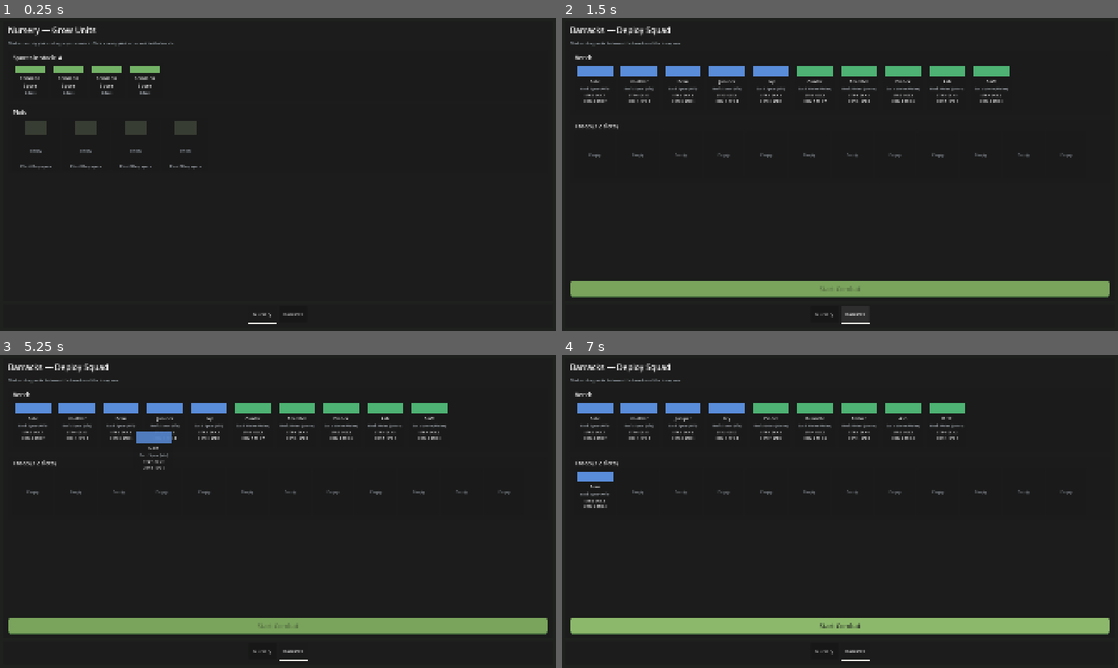
Above: before the commit, frames 1-4 (two rows, left to right).
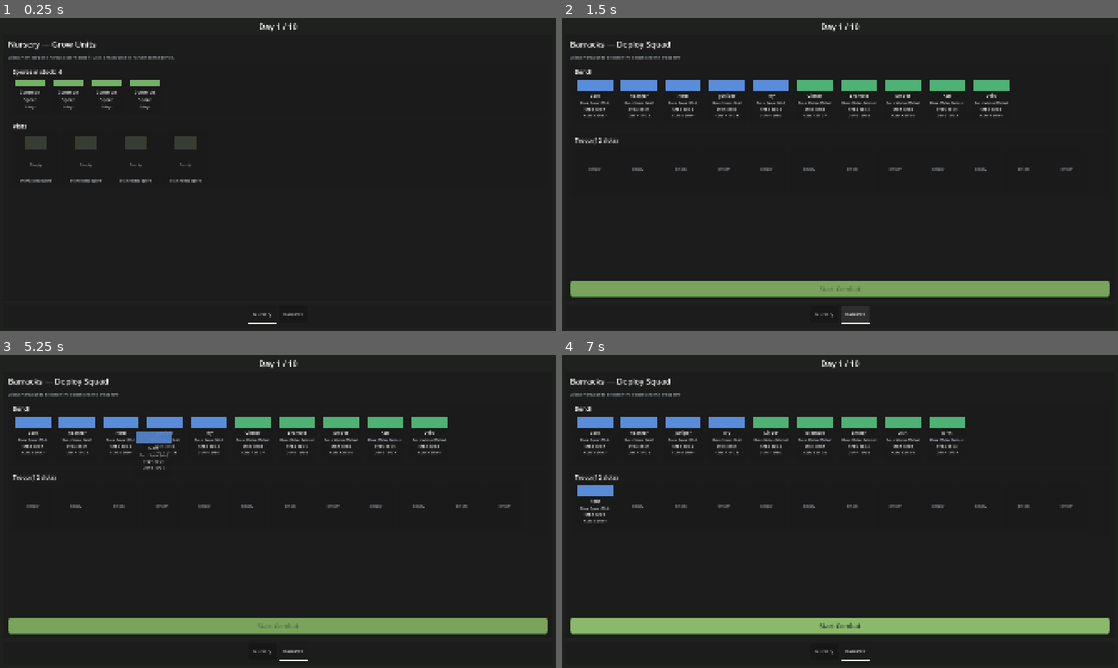
Above: after the commit, the same moments.

Repository: stonecauldron/mycelium-prototype
Game: Godot game, scene res://scenes/base/Base.tscn
Same seed, same stepped clock (60 frames per second), same inputs: the game is played once before the commit and once after it.
Inputs (mouse positions are in pixels of both pictures, inside the frame that each line leads up to):
- Up to frame 1 (0.25 s): no input
- Up to frame 2 (1.5 s): click "Nursery" at 0.5 s; click "Barracks" at 1.25 s
- Up to frame 3 (5.25 s): click "Nursery" at 2 s; click "Barracks" at 2.75 s; click "Nursery" at 3.5 s; click "Barracks" at 4.25 s; tap Enter at 5 s; drag from (33, 423) to (333, 442) at 5.02 s
- Up to frame 4 (7 s): drag from (639, 423) to (812, 574) at 5.77 s; move the mouse to (684, 423) at 6.52 s; click (684, 423) at 6.67 s

The runs differ from the first frame. In frame 1, 4.0% of the frame differs, in the area x 1-54%, y 1-53%; in frame 2, 7.1%, in the area x 1-92%, y 1-49%; in frame 3, 7.0%; in frame 4, 7.0%.

Commit message:
Add 10-day win condition with scaled enemies and a persistent day counter.
Co-authored-by: Cursor <cursoragent@cursor.com>

Diff:
--- a/scenes/DaySummary.tscn
+++ b/scenes/DaySummary.tscn
@@ -41,6 +41,7 @@
 theme_type_variation = &"TightVBox"
 
 [node name="Title" type="Label" parent="RootMargin/RootVBox/Header"]
+unique_name_in_owner = true
 layout_mode = 2
 theme_type_variation = &"PageTitleLabel"
 text = "DAY SUMMARY"
--- /dev/null
+++ b/scenes/Victory.tscn
@@ -0,0 +1,56 @@
+[gd_scene load_steps=3 format=3]
+
+[ext_resource type="Script" path="res://scripts/Victory.gd" id="1_victory"]
+[ext_resource type="Theme" path="res://themes/default.tres" id="2_theme"]
+
+[node name="Victory" type="Control"]
+layout_mode = 3
+anchors_preset = 15
+anchor_right = 1.0
+anchor_bottom = 1.0
+grow_horizontal = 2
+grow_vertical = 2
+theme = ExtResource("2_theme")
+script = ExtResource("1_victory")
+
+[node name="Background" type="ColorRect" parent="."]
+layout_mode = 1
+anchors_preset = 15
+anchor_right = 1.0
+anchor_bottom = 1.0
+grow_horizontal = 2
+grow_vertical = 2
+mouse_filter = 2
+color = Color(0.07, 0.09, 0.08, 1)
+
+[node name="Center" type="CenterContainer" parent="."]
+layout_mode = 1
+anchors_preset = 15
+anchor_right = 1.0
+anchor_bottom = 1.0
+grow_horizontal = 2
+grow_vertical = 2
+
+[node name="VBox" type="VBoxContainer" parent="Center"]
+layout_mode = 2
+theme_type_variation = &"StackVBox"
+
+[node name="Title" type="Label" parent="Center/VBox"]
+layout_mode = 2
+theme_type_variation = &"TitleLabel"
+text = "Victory"
+horizontal_alignment = 1
+
+[node name="Subtitle" type="Label" parent="Center/VBox"]
+layout_mode = 2
+theme_type_variation = &"SubtitleLabel"
+text = "Your troop survived 10 days."
+horizontal_alignment = 1
+
+[node name="RestartButton" type="Button" parent="Center/VBox"]
+unique_name_in_owner = true
+custom_minimum_size = Vector2(280, 52)
+layout_mode = 2
+size_flags_horizontal = 4
+theme_type_variation = &"PrimaryButton"
+text = "Play Again"
--- a/scenes/base/Base.tscn
+++ b/scenes/base/Base.tscn
@@ -3,7 +3,7 @@
 [ext_resource type="Script" uid="uid://cbt14lxim11pi" path="res://scripts/base/Base.gd" id="1_base"]
 [ext_resource type="Theme" uid="uid://b8rmvb87hj66n" path="res://themes/default.tres" id="2_theme"]
 
-[node name="Base" type="Control" unique_id=1515708820]
+[node name="Base" type="Control" unique_id=1002339220]
 layout_mode = 3
 anchors_preset = 15
 anchor_right = 1.0
@@ -13,7 +13,7 @@
 theme = ExtResource("2_theme")
 script = ExtResource("1_base")
 
-[node name="Background" type="ColorRect" parent="." unique_id=1558997566]
+[node name="Background" type="ColorRect" parent="." unique_id=321444716]
 layout_mode = 1
 anchors_preset = 15
 anchor_right = 1.0
@@ -23,7 +23,7 @@
 mouse_filter = 2
 color = Color(0.12, 0.13, 0.12, 1)
 
-[node name="RootMargin" type="MarginContainer" parent="." unique_id=1686965895]
+[node name="RootMargin" type="MarginContainer" parent="." unique_id=1315878080]
 layout_mode = 1
 anchors_preset = 15
 anchor_right = 1.0
@@ -32,29 +32,41 @@
 grow_vertical = 2
 theme_type_variation = &"BaseRootMargin"
 
-[node name="RootVBox" type="VBoxContainer" parent="RootMargin" unique_id=744247873]
+[node name="RootVBox" type="VBoxContainer" parent="RootMargin" unique_id=1286804585]
 layout_mode = 2
 theme_type_variation = &"RootStack"
 
-[node name="ContentPanel" type="PanelContainer" parent="RootMargin/RootVBox" unique_id=2080398829]
+[node name="TopBar" type="HBoxContainer" parent="RootMargin/RootVBox" unique_id=1787083543]
+layout_mode = 2
+theme_type_variation = &"TightHBox"
+
+[node name="DayLabel" type="Label" parent="RootMargin/RootVBox/TopBar" unique_id=2012949745]
+unique_name_in_owner = true
+layout_mode = 2
+size_flags_horizontal = 3
+theme_type_variation = &"PageTitleLabel"
+text = "Day 1 / 10"
+horizontal_alignment = 1
+
+[node name="ContentPanel" type="PanelContainer" parent="RootMargin/RootVBox" unique_id=1831498741]
 layout_mode = 2
 size_flags_vertical = 3
 
-[node name="ContentHost" type="Control" parent="RootMargin/RootVBox/ContentPanel" unique_id=14747793]
+[node name="ContentHost" type="Control" parent="RootMargin/RootVBox/ContentPanel" unique_id=1919443768]
 unique_name_in_owner = true
 layout_mode = 2
 size_flags_horizontal = 3
 size_flags_vertical = 3
 
-[node name="BottomBar" type="PanelContainer" parent="RootMargin/RootVBox" unique_id=2107316384]
+[node name="BottomBar" type="PanelContainer" parent="RootMargin/RootVBox" unique_id=748289931]
 custom_minimum_size = Vector2(0, 84)
 layout_mode = 2
 
-[node name="BottomMargin" type="MarginContainer" parent="RootMargin/RootVBox/BottomBar" unique_id=2086863722]
+[node name="BottomMargin" type="MarginContainer" parent="RootMargin/RootVBox/BottomBar" unique_id=2024442891]
 layout_mode = 2
 theme_type_variation = &"BottomBarMargin"
 
-[node name="TabBar" type="HBoxContainer" parent="RootMargin/RootVBox/BottomBar/BottomMargin" unique_id=239548481]
+[node name="TabBar" type="HBoxContainer" parent="RootMargin/RootVBox/BottomBar/BottomMargin" unique_id=1682624305]
 unique_name_in_owner = true
 layout_mode = 2
 theme_type_variation = &"TabBarRow"
--- a/scripts/DaySummary.gd
+++ b/scripts/DaySummary.gd
@@ -10,9 +10,11 @@
 
 @onready var _entries: VBoxContainer = %Entries
 @onready var _continue_button: Button = %ContinueButton
+@onready var _title: Label = %Title
 
 
 func _ready() -> void:
+	_title.text = "DAY %d / %d" % [GameState.current_day, GameState.WIN_DAYS]
 	_populate_entries(DaySummaryFeed.take_entries())
 	_continue_button.pressed.connect(_on_continue_pressed)
 	_continue_button.grab_focus()
--- a/scripts/GameState.gd
+++ b/scripts/GameState.gd
@@ -1,9 +1,19 @@
 extends Node
 
 ## Session owner for persistent run state.
+const WIN_DAYS := 10
+
 var troop: TroopData = TroopData.new()
 var nursery: NurseryData = NurseryData.new()
 var current_day: int = 0
+
+
+func get_upcoming_day() -> int:
+	return current_day + 1
+
+
+func has_won_run() -> bool:
+	return current_day >= WIN_DAYS
 
 
 func ensure_nursery_seeded() -> void:
--- /dev/null
+++ b/scripts/Victory.gd
@@ -0,0 +1,15 @@
+extends Control
+
+const _BASE_SCENE_PATH := "res://scenes/base/Base.tscn"
+
+@onready var _restart_button: Button = %RestartButton
+
+
+func _ready() -> void:
+	_restart_button.pressed.connect(_on_restart_pressed)
+	_restart_button.grab_focus()
+
+
+func _on_restart_pressed() -> void:
+	GameState.reset_run()
+	SceneTransition.change_scene(_BASE_SCENE_PATH)
--- a/scripts/base/Base.gd
+++ b/scripts/base/Base.gd
@@ -14,6 +14,7 @@
 
 @onready var _content_host: Control = %ContentHost
 @onready var _tab_bar: HBoxContainer = %TabBar
+@onready var _day_label: Label = %DayLabel
 
 var _current_tab: TabId = TabId.NURSERY
 var _current_screen: BaseScreen
@@ -22,8 +23,14 @@
 
 
 func _ready() -> void:
+	_refresh_day_label()
 	_build_tab_bar()
 	_select_tab(TabId.NURSERY)
+
+
+func _refresh_day_label() -> void:
+	var day := clampi(GameState.get_upcoming_day(), 1, GameState.WIN_DAYS)
+	_day_label.text = "Day %d / %d" % [day, GameState.WIN_DAYS]
 
 
 func _build_tab_bar() -> void:
--- a/scripts/base/TroopSelectionScreen.gd
+++ b/scripts/base/TroopSelectionScreen.gd
@@ -246,9 +246,75 @@
 
 
 func _make_default_enemy_roster() -> Array[RosterUnitData]:
+	var day := clampi(GameState.get_upcoming_day(), 1, GameState.WIN_DAYS)
+	var composition := _enemy_composition_for_day(day)
 	var enemy: Array[RosterUnitData] = []
-	for i in 4:
-		enemy.append(_make_unit("Enemy Melee %d" % (i + 1), UnitStatsData.PowerTier.WEAK, _MELEE_WEAPON))
-	for i in 4:
-		enemy.append(_make_unit("Enemy Spear %d" % (i + 1), UnitStatsData.PowerTier.WEAK, _SPEAR_WEAPON))
+	var melee_n: int = int(composition.get("melee", 0))
+	var spear_n: int = int(composition.get("spear", 0))
+	var tiers: Array = composition.get("tiers", [UnitStatsData.PowerTier.WEAK])
+	for i in melee_n:
+		var tier: UnitStatsData.PowerTier = tiers[i % tiers.size()]
+		enemy.append(_make_unit("Enemy Melee %d" % (i + 1), tier, _MELEE_WEAPON))
+	for i in spear_n:
+		var tier: UnitStatsData.PowerTier = tiers[(melee_n + i) % tiers.size()]
+		enemy.append(_make_unit("Enemy Spear %d" % (i + 1), tier, _SPEAR_WEAPON))
 	return enemy
+
+
+func _enemy_composition_for_day(day: int) -> Dictionary:
+	match day:
+		1, 2:
+			return {
+				"melee": 3,
+				"spear": 1,
+				"tiers": [UnitStatsData.PowerTier.WEAK],
+			}
+		3, 4:
+			return {
+				"melee": 4,
+				"spear": 2,
+				"tiers": [
+					UnitStatsData.PowerTier.WEAK,
+					UnitStatsData.PowerTier.WEAK,
+					UnitStatsData.PowerTier.AVERAGE,
+				],
+			}
+		5, 6:
+			return {
+				"melee": 4,
+				"spear": 4,
+				"tiers": [
+					UnitStatsData.PowerTier.WEAK,
+					UnitStatsData.PowerTier.AVERAGE,
+				],
+			}
+		7, 8:
+			return {
+				"melee": 5,
+				"spear": 4,
+				"tiers": [
+					UnitStatsData.PowerTier.AVERAGE,
+					UnitStatsData.PowerTier.AVERAGE,
+					UnitStatsData.PowerTier.STRONG,
+				],
+			}
+		9:
+			return {
+				"melee": 5,
+				"spear": 5,
+				"tiers": [
+					UnitStatsData.PowerTier.AVERAGE,
+					UnitStatsData.PowerTier.STRONG,
+				],
+			}
+		_:
+			# Day 10 finale
+			return {
+				"melee": 6,
+				"spear": 6,
+				"tiers": [
+					UnitStatsData.PowerTier.STRONG,
+					UnitStatsData.PowerTier.STRONG,
+					UnitStatsData.PowerTier.AVERAGE,
+				],
+			}
--- a/scripts/combat/CombatStage.gd
+++ b/scripts/combat/CombatStage.gd
@@ -5,6 +5,7 @@
 const _SPEAR_UNIT_SCENE := preload("res://scenes/units/SpearUnit.tscn")
 const _BASE_SCENE_PATH := "res://scenes/base/Base.tscn"
 const _GAME_OVER_SCENE_PATH := "res://scenes/GameOver.tscn"
+const _VICTORY_SCENE_PATH := "res://scenes/Victory.tscn"
 const _DAY_SUMMARY_SCENE_PATH := "res://scenes/DaySummary.tscn"
 
 @onready var player_troop: Troop = $World/PlayerTroop
@@ -130,11 +131,14 @@
 	if player_troop.is_wiped_out():
 		SceneTransition.change_scene(_GAME_OVER_SCENE_PATH)
 	else:
+		GameState.ensure_nursery_seeded()
+		GameState.current_day += 1
+		if GameState.has_won_run():
+			SceneTransition.change_scene(_VICTORY_SCENE_PATH)
+			return
 		DaySummaryFeed.clear()
 		for unit in _fallen_units:
 			DaySummaryFeed.add_fallen_unit(unit)
-		GameState.ensure_nursery_seeded()
-		GameState.current_day += 1
 		var matured := GameState.nursery.advance_day()
 		for entry in matured:
 			DaySummaryFeed.add_nursery_matured(
Not shown, added: scripts/Victory.gd.uid
